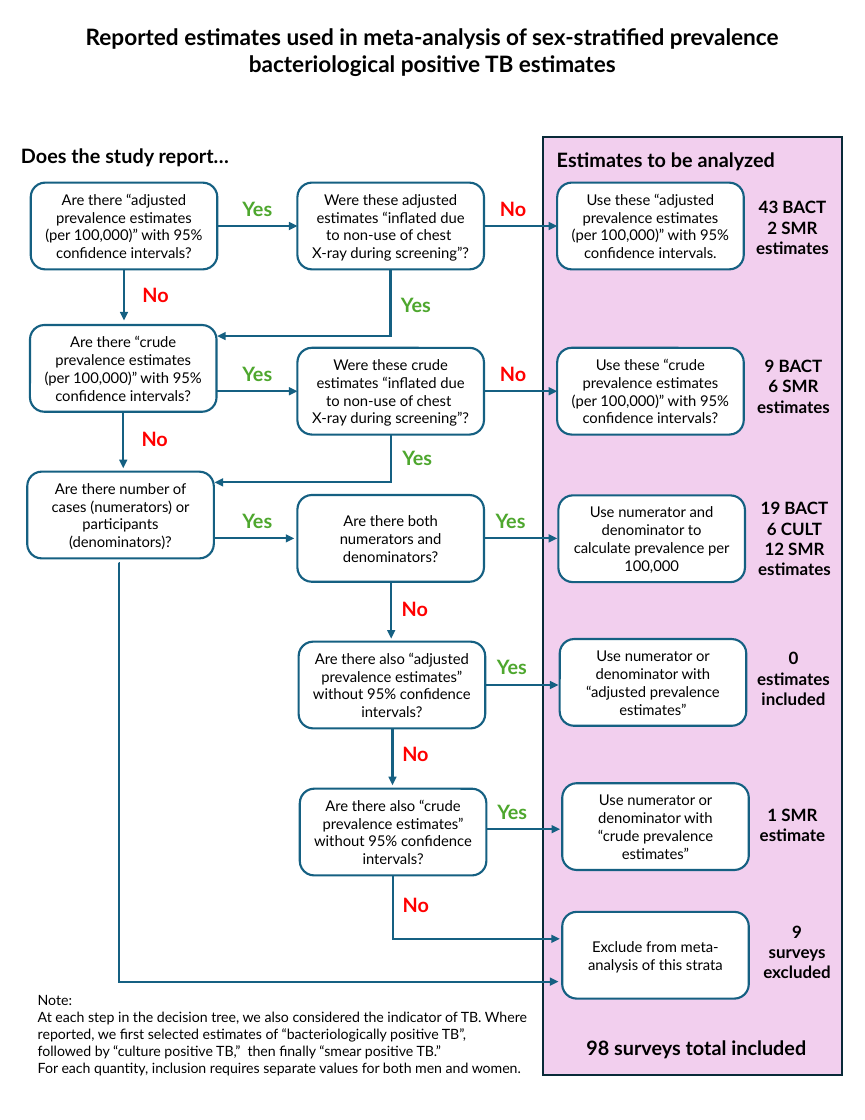
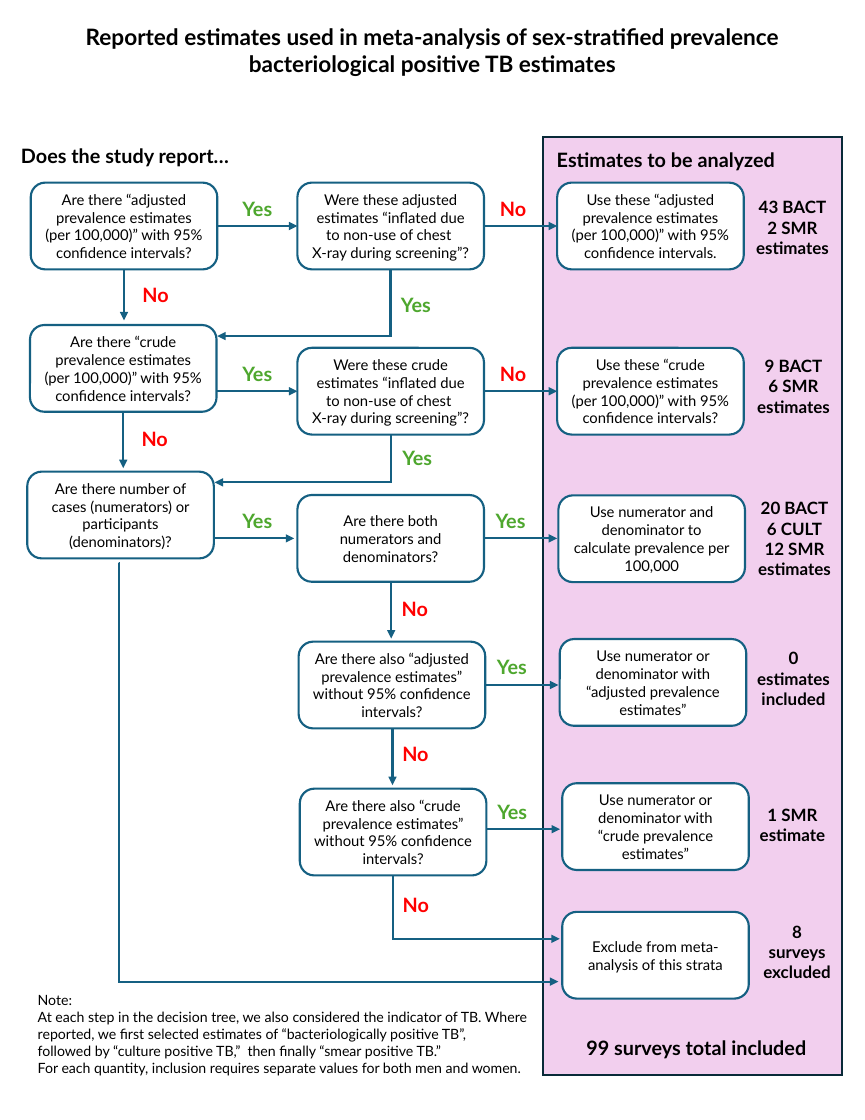
Before and after one commit to nswartwo/tb-lmic-prevalence-review, a slide deck: slide 1 of supporting documentation/sex-tb-prev-analysis-data-hierarchy.pptx. Drawn at 865x1120 pixels with LibreOffice and Linux fonts; fonts in the diff are those of the drawing. Boxes give left, top, right and bottom in pixels: in the first picture for what was removed or moved away, otherwise in the second. Text is boxed around its words. In the diff, an @@ line names an element or a change of style, - is before the commit and + after.

Commit message:
Updated sex data hierarchy

```diff
--- a/supporting documentation/sex-tb-prev-analysis-data-hierarchy.pptx
+++ b/supporting documentation/sex-tb-prev-analysis-data-hierarchy.pptx
@@ text at (x1=761, y1=501, x2=828, y2=514): text changed @@
-19 BACT
+20 BACT
@@ text at (x1=792, y1=925, x2=802, y2=938): text changed @@
-9
+8
@@ text at (x1=586, y1=1040, x2=806, y2=1059): text changed @@
-98 surveys total included
+99 surveys total included
```
